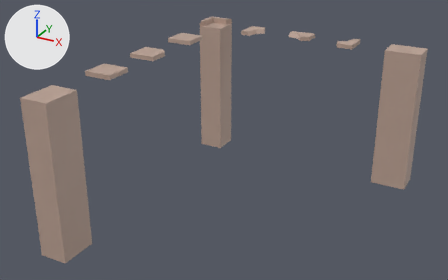
Two versions of the FBX model Assets/Modelos/Nivel/Nivel2.fbx, one commit apart.
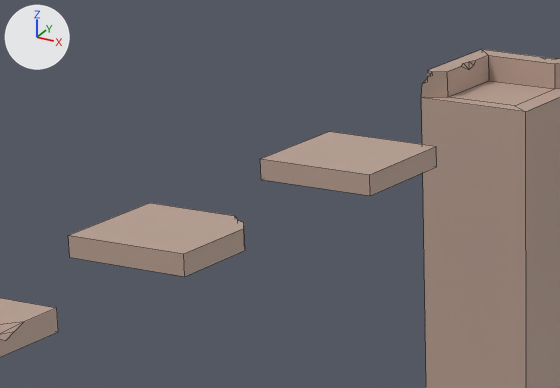
The first picture shows the older version from a camera (50 mm lens) standing at (158.2, -154.1, 75.8) and looking at (41.5, 58.1, -30.3). The close-ups show both versions on the part from 26% to 51% of the width and 2% to 30% of the height of that picture; other places that the commit changed are outside them. Lighting does not change. The marker at upper left points along +X, +Y and +Z. The close-ups show mesh edges as thin lines. Where no turn or scale is listed for an object, it has been applied to the vertices.

The first close-up shows 'Cubo.002', 'Cubo.003', 'Cubo.004', 'Plataforma-M .002'.
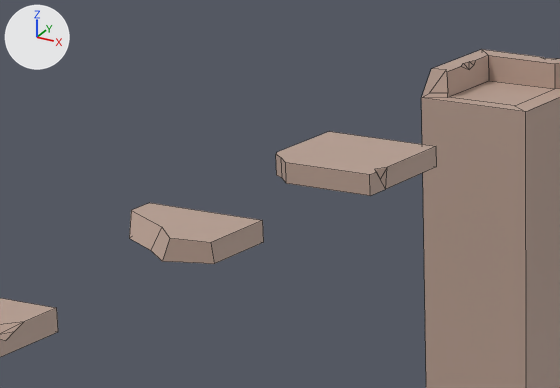
Scene script edits in JSON lines:
```json
{"block": "me_cubo_034", "where": "# used by ob_cubo_003; location = (0.0, 95.02, 0.0)"}
{"op": "remove", "block": "me_cubo_034", "code": "me_cubo_034.from_pydata(...)  # 8 vertices, 6 faces; spans x -6.06..6.06, y -6.06..6.06, z -1.0..1.0"}
{"op": "add", "block": "me_cubo_034", "code": "me_cubo_034.from_pydata(...)  # 19 vertices, 12 faces; spans x -6.06..6.06, y -6.06..6.06, z -1.0..1.0"}
{"block": "me_cubo_034", "change": "me_cubo_034 part 1: 2 vertices removed from x -6.06, y -6.06, z -1.0..1.0; 13 vertices added at x -6.06..6.06, y -6.06..-2.99, z -1.0..1.0"}
{"block": "me_cubo_032", "where": "# used by ob_plataforma_m__002; location = (0.0, 123.2, 0.0); rotation_euler = (0.0, 0.0, 3.142), in degrees (0, 0, 180); scale = (-6.07, -4.61, -0.679)"}
{"op": "remove", "block": "me_cubo_032", "code": "me_cubo_032.from_pydata(...)  # 33 vertices, 24 faces; spans x -1.0..1.0, y -1.0..1.7, z -4.8..96.9"}
{"op": "remove", "block": "me_cubo_032", "code": "me_cubo_032.materials.append(mat_pricipal_008)  # beige #bba193"}
{"op": "add", "block": "me_cubo_032", "code": "me_cubo_032.from_pydata(...)  # 32 vertices, 24 faces; spans x -1.0..1.0, y -1.0..1.7, z -4.8..96.9"}
{"block": "me_cubo_032", "change": "me_cubo_032 part 2: 5 vertices removed from x -1.0..-0.9, y -1.0..-0.7, z -4.8..-3.1; 4 vertices added at x -1.0..-0.6, y -0.8..-0.5, z -4.8..-1.5"}
{"op": "add", "block": "me_cubo_032", "code": "me_cubo_032.materials.append(mat_pricipal)  # beige #bba193"}
{"op": "set", "path": "ob_cubo_006.location", "old": "(46.47, 124.76, 0.0)", "new": "(0.0, 65.01, 0.0)"}
{"op": "set", "path": "ob_cubo_004.location", "old": "(0.0, 65.01, 0.0)", "new": "(46.47, 124.75, 0.0)"}
```

What differs and where, as boxes [x1, y1, x2, y2] in the close-ups (560 x 388 px; the box of a moved part takes in the faces that stretch with it):
```json
{"object": "Cubo.004", "change": "moved", "before": [68, 203, 245, 277], "on screen": "not visible afterwards"}
{"object": "Cubo.003", "change": "reshaped", "before": [260, 131, 437, 196], "after": [276, 131, 437, 196], "on screen": "9% narrower"}
{"object": "Cubo.006", "change": "moved", "after": [129, 203, 264, 264], "on screen": "not visible before"}
{"part": 1, "of": "me_cubo_034", "change": "built on", "before": [260, 150, 390, 195], "after": [276, 150, 391, 195]}
{"part": 2, "of": "me_cubo_032", "change": "moved or reshaped", "before": [421, 50, 488, 98], "after": [422, 50, 489, 98]}
```
